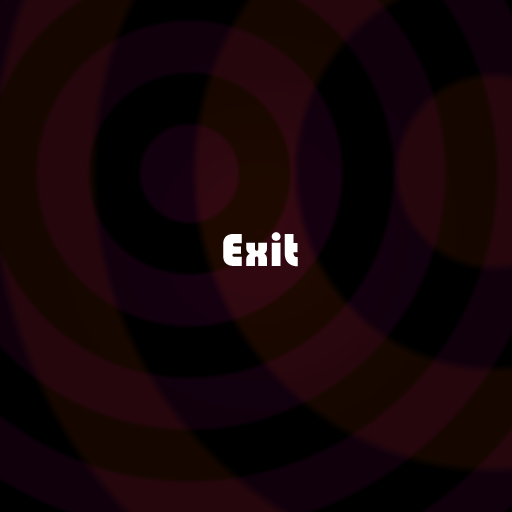
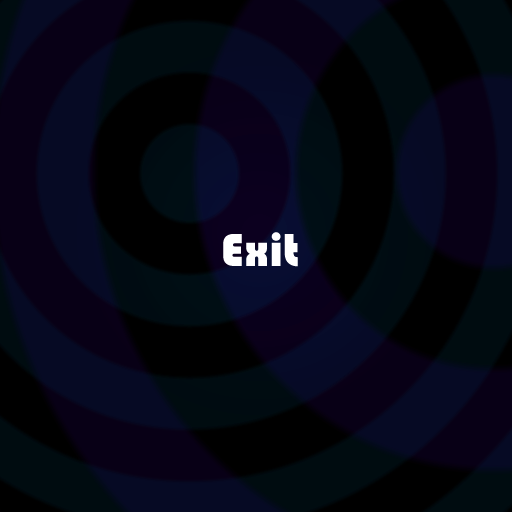
Two versions of the same layered image (512 x 512). Layer-by-layer changes:
added layer "Layer 7" above "Layer 6" over [0, 0, 512, 512]
